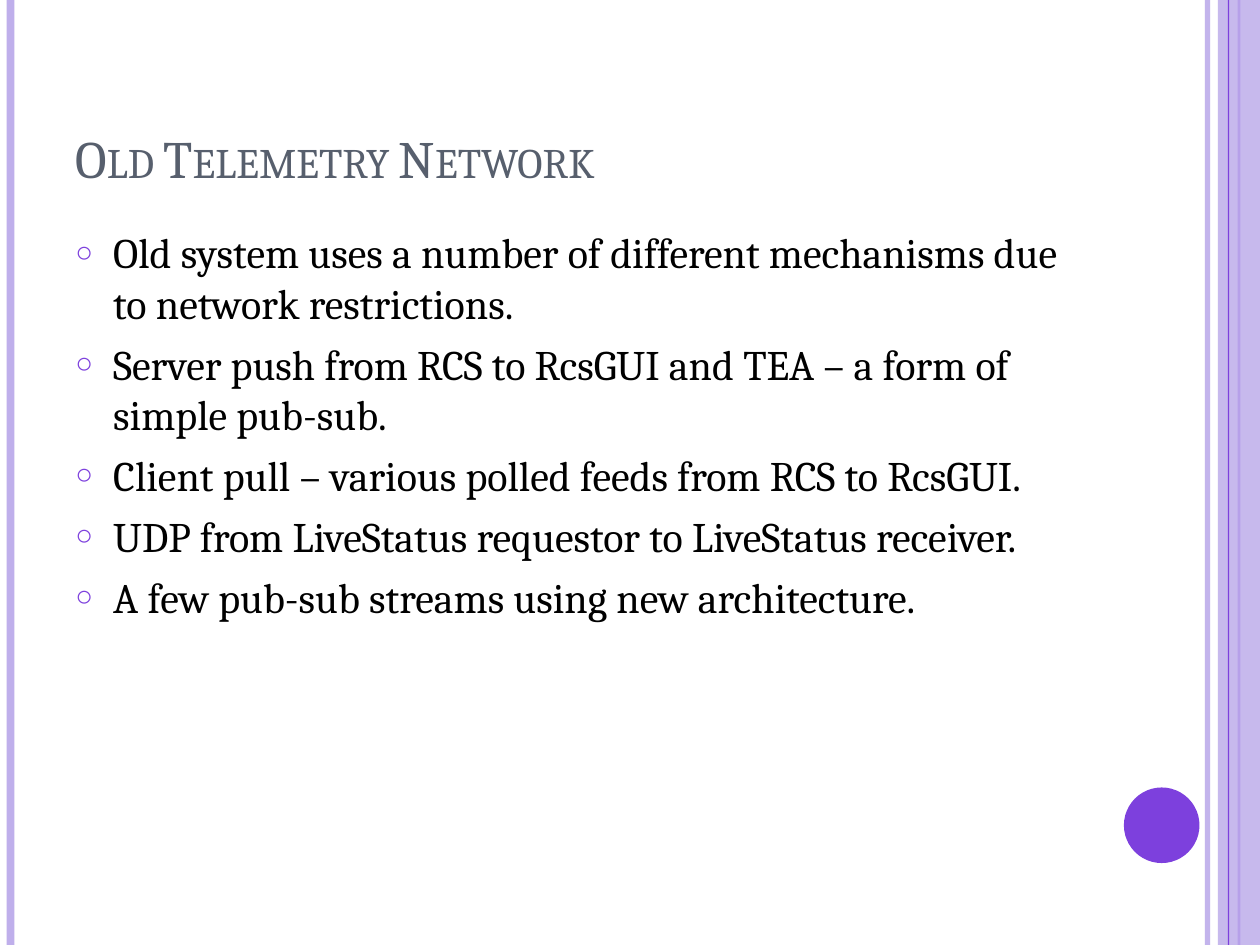
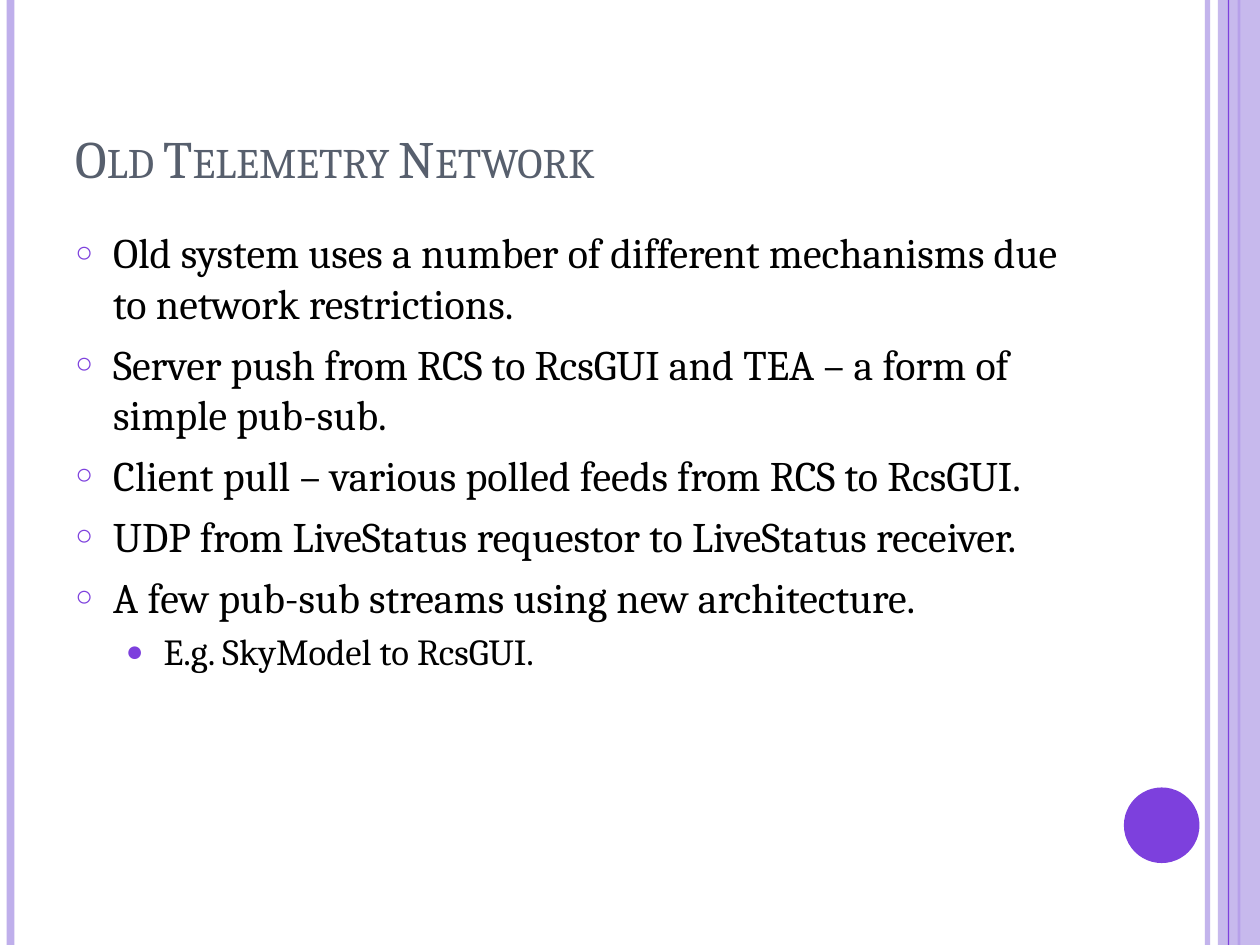
Before and after one commit to LivTel/rcs-handover, a slide deck: slide 9 of ppt/telemetry.pptx. Drawn at 1260x945 pixels with LibreOffice and Linux fonts; fonts in the diff are those of the drawing. Boxes give left, top, right and bottom in pixels: in the first picture for what was removed or moved away, otherwise in the second. Text is boxed around its words. In the diff, an @@ line names an element or a change of style, - is before the commit and + after.

Commit message:
Modified telemetry docs and figs

```diff
--- a/ppt/telemetry.pptx
+++ b/ppt/telemetry.pptx
@@ text at [164,639,534,673]: paragraph added @@
+  ● E.g. SkyModel to RcsGUI.
```
Also in this commit, not shown: 6 other slides changed, 7 slides added, 2 slides removed, 8 other files.
